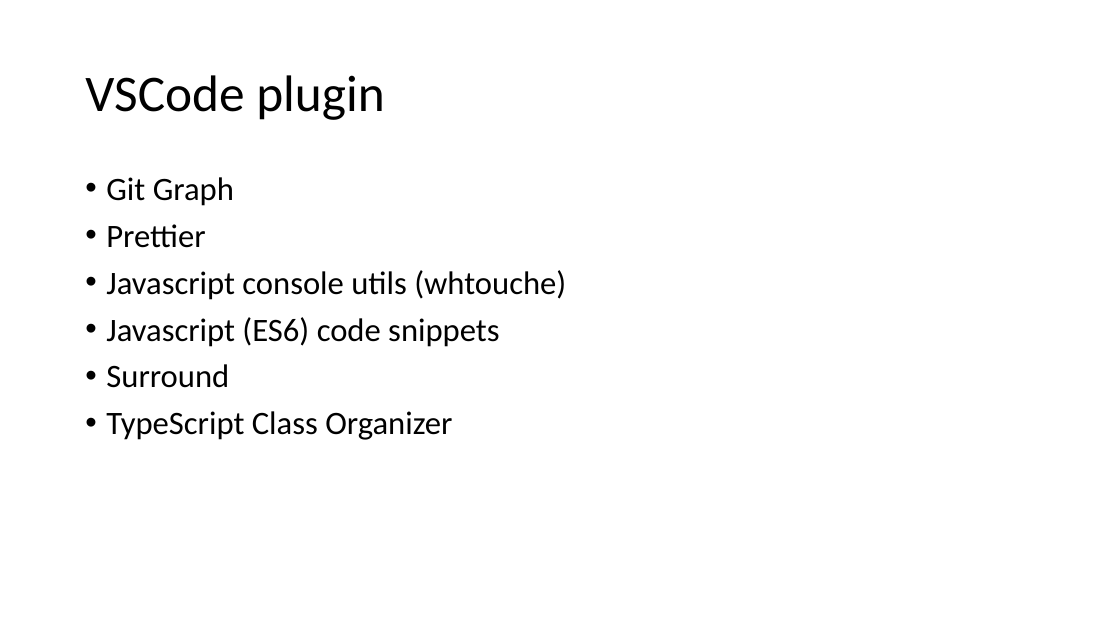
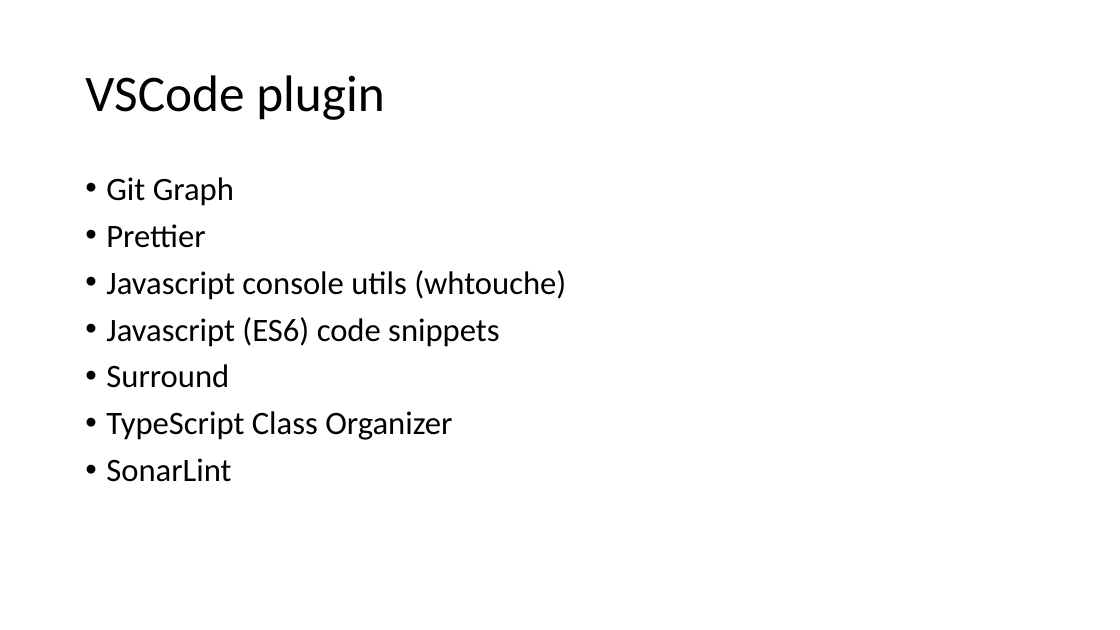
Before and after one commit to jlg-formation/njs-oct-2021, a slide deck: slide 2 of Notes.pptx. Drawn at 1120x630 pixels with LibreOffice and Linux fonts; fonts in the diff are those of the drawing. Boxes give left, top, right and bottom in pixels: in the first picture for what was removed or moved away, otherwise in the second. Text is boxed around its words. In the diff, an @@ line names an element or a change of style, - is before the commit and + after.

```diff
--- a/Notes.pptx
+++ b/Notes.pptx
@@ text at [106, 458, 231, 482]: paragraph added @@
+• SonarLint
```
Also in this commit, not shown: 1 other slide changed, 8 slides added.
